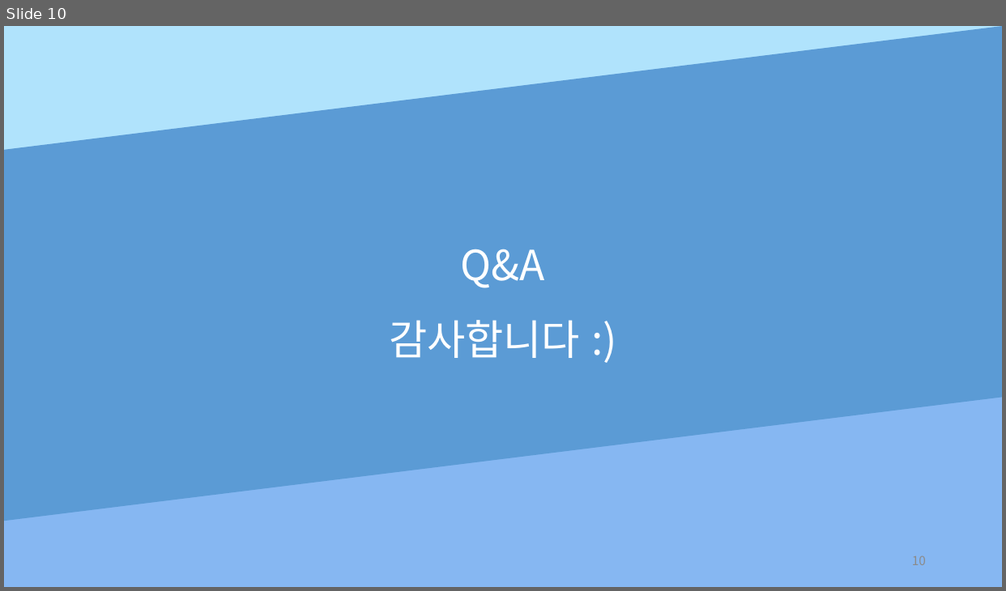
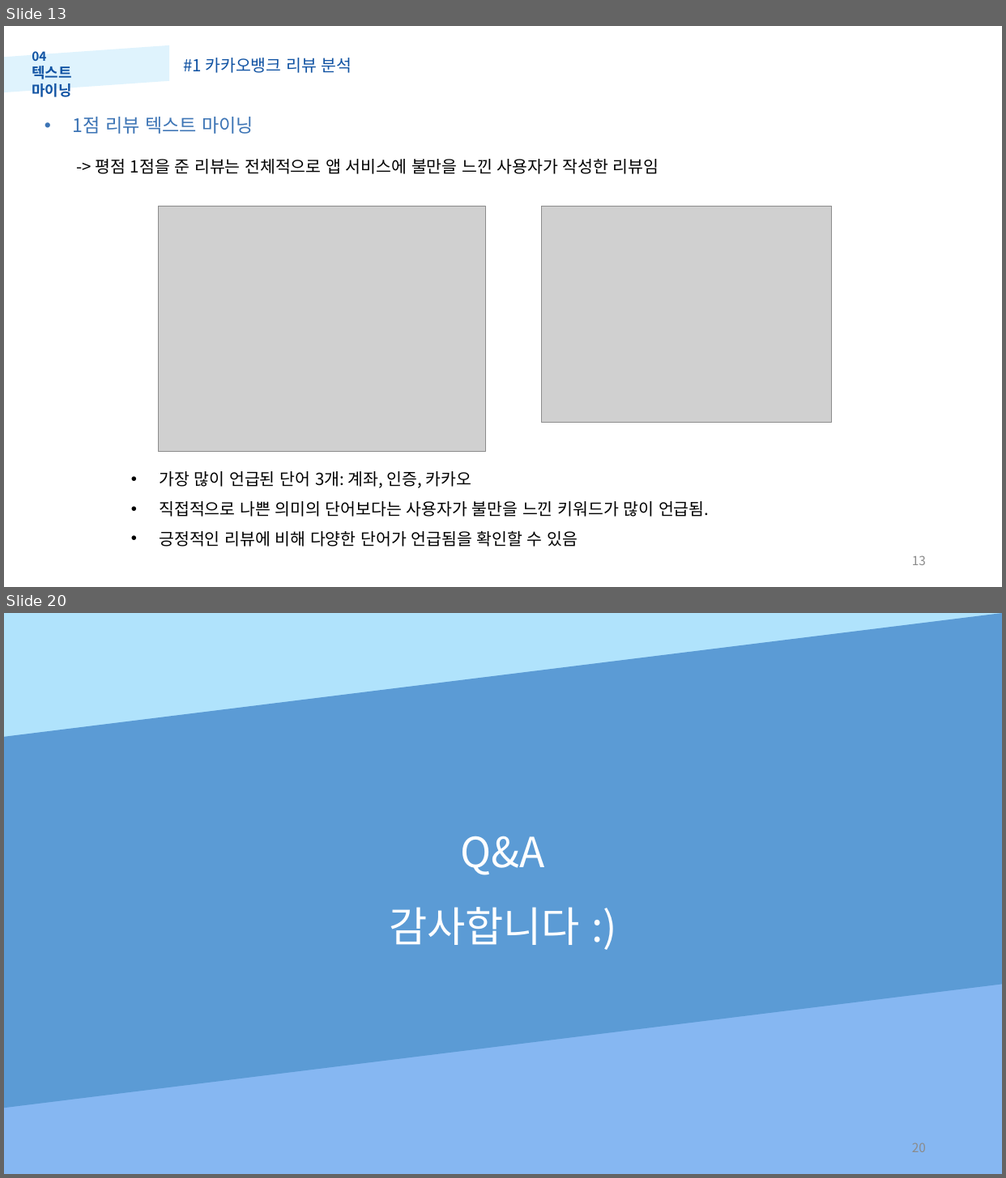
Before and after one commit to Hyun-JaeUng/wordchain, a slide deck: 포르폴리오_데이터영재.pptx. Shown one above the other, each under a label of ours: slide 10 before the commit, slides 13 and 20 after it; the slides between them are not shown. The pictures are 1006x591 and 1006x1178 pixels, drawn with LibreOffice and Linux fonts; fonts in the diff are those of the drawing; grey boxes stand for pictures. Boxes give left, top, right and bottom in pixels: in the first picture for what was removed or moved away, otherwise in the second. Text is boxed around its words. In the diff, an @@ line names an element or a change of style, - is before the commit and + after.

```diff
--- a/포르폴리오_데이터영재.pptx
+++ b/포르폴리오_데이터영재.pptx
@@ slide 13 added at (x1=4, y1=26, x2=1002, y2=587), background #FFFFFF @@
@@ parallelogram added at (x1=4, y1=45, x2=169, y2=93), fill #B0E3FC at 40% opacity @@
@@ text added at (x1=32, y1=51, x2=72, y2=97), 14 pt, text #1153A3, bold @@
+04
+텍스트 마이닝
@@ text added at (x1=183, y1=58, x2=352, y2=73), 16 pt, text #1153A3 @@
+#1 카카오뱅크 리뷰 분석
@@ text added at (x1=73, y1=117, x2=253, y2=134), 18 pt, text #3C74B5 @@
+• 1점 리뷰 텍스트 마이닝
@@ text added at (x1=96, y1=159, x2=659, y2=174), 16 pt, text #000000 @@
+-> 평점 1점을 준 리뷰는 전체적으로 앱 서비스에 불만을 느낀 사용자가 작성한 리뷰임
@@ picture added at (x1=158, y1=206, x2=485, y2=452) @@
@@ picture added at (x1=542, y1=206, x2=832, y2=422) @@
@@ text added at (x1=159, y1=472, x2=710, y2=547), 16 pt, text #000000 @@
+• 가장 많이 언급된 단어 3개: 계좌, 인증, 카카오
+• 직접적으로 나쁜 의미의 단어보다는 사용자가 불만을 느낀 키워드가 많이 언급됨.
+• 긍정적인 리뷰에 비해 다양한 단어가 언급됨을 확인할 수 있음
@@ page number added at (x1=912, y1=556, x2=926, y2=565), 12 pt, text #8C8C8C @@
+13
@@ what was slide 10 is now slide 20 @@
@@ page number at (x1=912, y1=1143, x2=926, y2=1152): text changed @@
-10
+20
```
Also in this commit, not shown: 3 slides changed, 15 other slides added, 6 slides removed, 7 other files.
